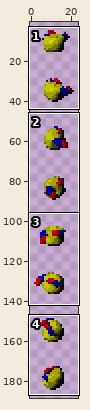
Sprite sheet, stored at graphics/chars/bodies/base/upper_idle_rifle_24x24.png. The picture above shows the old version from afar; the outline marks the close-up.
Close-up. Old version:
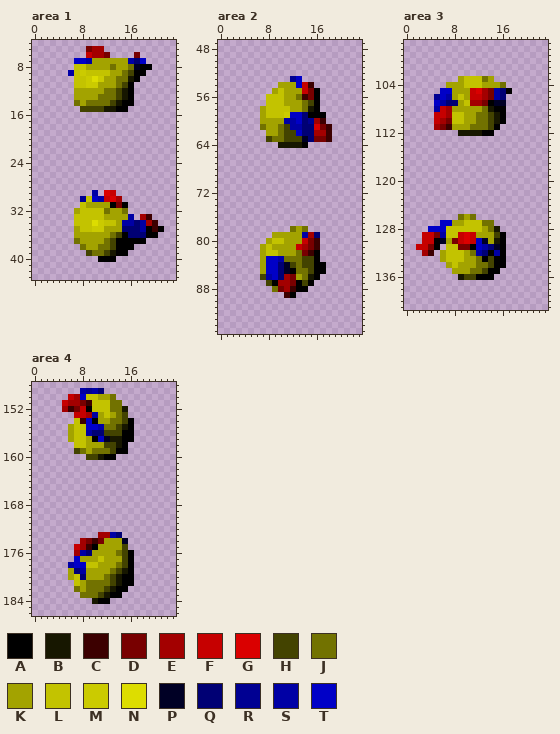
The file is 24x192 pixels. Colours within 5 levels of each other are drawn and written as one. Shown: area 1: x 0..23, y 4..43; area 2: x 0..23, y 47..95; area 3: x 0..23, y 97..141; area 4: x 0..23, y 148..186. The wide view leaves out empty margins.
Palette (. is transparent): A #000000  B #171700  C #3c0000  D #780000  E #a30000  F #c60000  G #da0000  H #434300  J #727200  K #a3a300  L #c3c300  M #cbcb00  N #dddd00  P #000025  Q #000074  R #000092  S #0000a5  T #0000c7
Once edited:
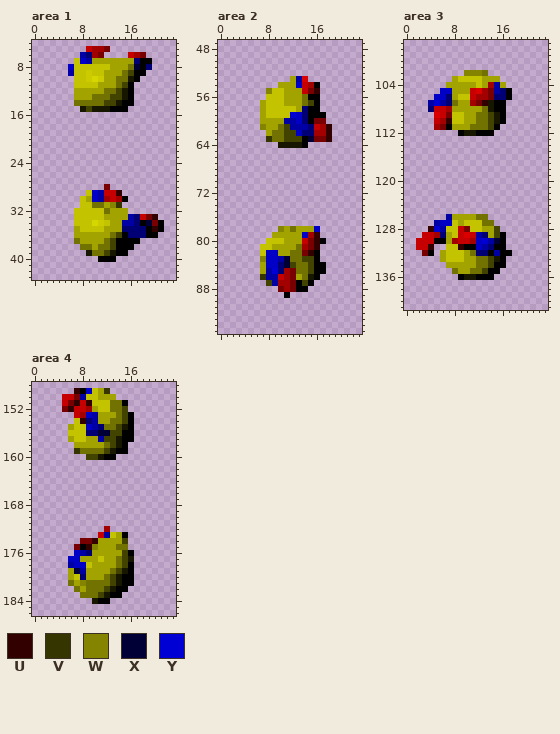
Colours new in this view: U #330000  V #353500  W #848400  X #000036  Y #0000d5
Difference:
@@ palette @@
-N #dddd00
+N #d7d700
--- area 1
@@ x 0..23 @@
  4 ........................
- 5 .........DEE............
- 6 .........FEED....D......
- 7 .......TTSKKKKKKSQT.....
- 8 .......LLKKKKJKKJPAA....
- 9 ......SLMLLLLKKJHAA.....
+ 5 .........FEED...........
+ 6 ........SQED....FED.....
+ 7 .......LTSKKKKKKKQAA....
+ 8 ......TLLLLLLKKKJXAQ....
+ 9 ......SLLMLLKKKJHAA.....
 10 .......LLMNMKKJJBA......
-11 .......LLMMKKKJHA.......
+11 .......LLLLKKKJHA.......
 12 .......KKKKKJJHBA.......
-13 .......KKKKJJJHBA.......
-14 .......JKJJJJHBAA.......
-15 ........HHHHBBAA........
+13 .......KKKJJJHHBA.......
+14 .......JJJJJHHBAA.......
+15 ........BHBBBAAA........
 16 ........................
@@ x 0..23 @@
 27 ........................
-28 ........................
-29 ..........S.GF..........
-30 ........RLTSFGE.........
-31 ........LKKKKADA........
-32 .......KLLLLJKKJ........
-33 .......LLLLLKKKKS.EC....
-34 .......LLLNMLLKSSQSEC...
-35 .......KLLMMKKKQQQSACA..
+28 ............D...........
+29 .........LTSFFU.........
+30 ........LKTSEFEA........
+31 ........LLJJKWV.........
+32 .......LLLLLJKKK........
+33 .......LLLLLKKKKSQFDU...
+34 .......LLLNMLKKSSQAXDA..
+35 .......KLLLLKKKQQQQAUA..
 36 .......KKKKKKJHAQQQAA...
-37 .......JKKKKJHAAAAA.....
-38 ........JKKJJHAAA.......
-39 .........HJJHBAA........
+37 .......JKKKKJHAAAA......
+38 ........JJKJJHAAA.......
+39 .........BJJHBAA........
 40 ...........AAA..........
--- area 2
@@ x 5..20 @@
 52 ................
-53 .......RT.......
-54 .....KKKTFC.....
-55 ....KLKKKFDA....
-56 ...LLLKKJCDA....
-57 ...LLLKKKJHA....
-58 ..KLLLLKKJBA....
-59 ..KLLLMTTQAAA...
-60 ..KKKKSSTQREC...
-61 ..JKKJHSSQQGDC..
-62 ...KKJHHTQQEEC..
-63 ...HJJHHHPQDDC..
+53 .......KSG......
+54 .....KKKTFEA....
+55 ...WLLKKKFDU....
+56 ...LLLKKKJAA....
+57 ..KLLLKKKJHA....
+58 ..KLLLLLKQAA....
+59 ..KLLLLYTQAAA...
+60 ..KKKKSSTQADD...
+61 ..WKKJHSSSQFEU..
+62 ...KJJHHTQQEEU..
+63 ...VJJHHHAXDDU..
 64 .....BBBBA......
@@ x 5..19 @@
 77 ...............
-78 .......JKJ.....
-79 ....KKKKKSEQ...
-80 ...KLLKKKFDC...
-81 ..KLKKKKFEDC...
-82 ..KLLKKKJDCA...
-83 ..KTTSJJJHHA...
-84 ..KTTQPHJHHAA..
-85 ..KTTQPAJJHAA..
-86 ..HSTQEDKJBA...
-87 ...HAEEDAHA....
-88 ....JDECAA.....
-89 ......CA.......
+78 .....WKJKKKT...
+79 ....KKKKKTEU...
+80 ...LLLKKKFDUA..
+81 ..LLKKKKJEDU...
+82 ..LTTKKJJDUA...
+83 ..WTTSXJJHHA...
+84 ..KTTQXHJJHAA..
+85 ..KSYQEDJJHAA..
+86 ..VSSFEDKJBA...
+87 ...HSEEDAHA....
+88 .....DEDAA.....
+89 ......A........
 90 ...............
--- area 3
@@ x 0..23 @@
 101 ........................
-102 ........................
-103 .........KLLLJK.........
-104 .......KKKLLLKKKJ.......
+102 ..........WWWJ..........
+103 ........KLLLLKKK........
+104 .......KKKKKLKESK.......
 105 ......TTKKKFGEDSQA......
-106 .....RTSKLKFFEDSQ.......
-107 .....TSQQKLEEDAPP.......
-108 .....SFEKKKKKJBAA.......
-109 .....FFELLKKJJHBA.......
-110 .....FEDLLKKJJHBA.......
-111 .....EDCKKKJJJHA........
-112 .........BBBBAA.........
+106 .....TTQKLLFEEDQQA......
+107 ....SYSQJKKEDUBAA.......
+108 ....QFFEKKKKKJBAA.......
+109 .....GFDLLKKJJHBA.......
+110 .....FEULLKKJJHBA.......
+111 .....EDAKKKJJJHA........
+112 .........ABBAAA.........
 113 ........................
@@ x 0..23 @@
 125 ........................
-126 .........JKJ............
-127 ......TTKKLLLJJ.........
-128 ....TTTLLLLLLKJB........
-129 ...FFDSLLFGFKKKHA.......
-130 ...FFAPKDFGFTPKBA.......
-131 ..FFDA.LLDDATSQPA.......
-132 ...EC.KLLLKJSQASA.......
-133 ......KLLLKKJAHAA.......
-134 .......KLKKKJJHAA.......
-135 ........KKKJJHAA........
-136 .........BHHAAA.........
+126 .......SKKKKJJ..........
+127 .....STTLKLLLJJ.........
+128 ....UYSLLFDLLKKH........
+129 ...FFEQKLFGFSQKHA.......
+130 ..FFFAAKEFFETYSXA.......
+131 ..FFU..LLUAATSQAA.......
+132 ...DA.KLLLKJQQASAA......
+133 ......KLLLKKJJHBA.......
+134 .......KKKKKJJHAA.......
+135 ........JKKJJHAA........
+136 .........ABBAAA.........
 137 ........................
--- area 4
@@ x 3..18 @@
 148 ................
-149 .....SRSQ.......
-150 ...FETLLKKJ.....
-151 ..FEEDCLLLJJ....
-152 ..ECDFALLLJJB...
-153 ....FFESKLKJH...
-154 ....LCTAKKJJHA..
-155 ...KLLTTSJJHBA..
-156 ...KLLSQQHHHAA..
-157 ...KLLKATPBBAA..
-158 ....LLKKKHHBA...
-159 ....HJKJJJHAA...
+149 ....UATLKV......
+150 ..FFDSLLKKK.....
+151 ..FDUFULLLJJA...
+152 ..DUFFEKLLJJH...
+153 ....FETSKKKJHA..
+154 ....LUQSKKJJHA..
+155 ...KLLTSQJJHBA..
+156 ...LLLQQXXHHAA..
+157 ...KLLKKSHHBAA..
+158 ....KKKKKJHBA...
+159 ....VJJJJHBAA...
 160 ......HHBAA.....
@@ x 4..18 @@
 171 ...............
-172 ...............
-173 .......EESQ....
-174 ....EDCDKKKP...
-175 ...FECAKKKKH...
-176 ...ESQKKKKJHA..
-177 ...TKKKLKKKHA..
-178 ..STTLLKKKJHA..
-179 ..KQSKKKKJHBA..
+172 ........E......
+173 .......FSLKA...
+174 ....DDUKKKKH...
+175 ...DAUWKKKJJ...
+176 ...TSQKKKKKHA..
+177 ..TTKKKLKKJHB..
+178 ..STTLKKKKJHA..
+179 ..KXSKKKKJHBA..
 180 ..KLQKKKJHBAA..
-181 ...LKJJJJHBAA..
+181 ..JKWJJJJHBAA..
 182 ...JKJJJHBAA...
Changed places in both close-ups, as pixel boxes (x1, y1, x2, y2):
changed: (68, 46, 152, 112)
changed: (74, 184, 164, 256)
changed: (260, 76, 332, 142)
changed: (260, 226, 326, 298)
changed: (428, 70, 512, 136)
changed: (416, 214, 512, 280)
changed: (62, 388, 134, 454)
changed: (68, 526, 134, 586)
